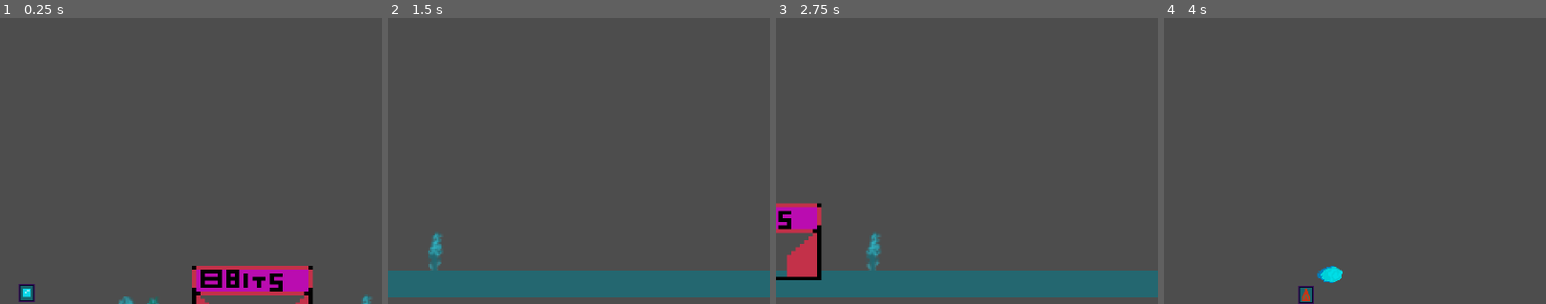
Above: before the commit, frames 1-4 (left to right).
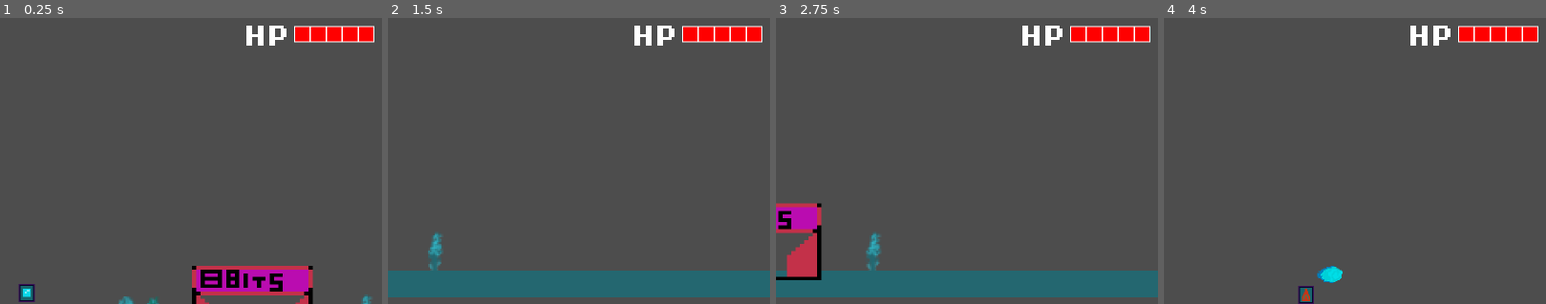
Above: after the commit, the same moments.

Repository: floriancaro/Jame-Gam-June-2024
Game: Godot game, scene res://scenes/main.tscn
The game is run twice, just before and just after one commit, with the same random seed, the same clock (stepped at 60 frames per second) and the same inputs.
Inputs:
- Up to frame 1 (0.25 s): no input
- Up to frame 2 (1.5 s): hold M (ability) 0.53-1.28 s; hold D (move_right) from 0.53 s (still down); tap Space (jump) at 0.77 s; tap M (ability) at 1.35 s
- Up to frame 3 (2.75 s): tap Space (jump) at 1.52 s; release D (move_right) at 2.03 s; hold A (move_left) from 2.03 s (still down); hold M (ability) from 2.03 s (still down)
- Up to frame 4 (4 s): release A (move_left) at 2.78 s; release M (ability) at 2.78 s; hold D (move_right) from 2.78 s (still down); tap M (ability) at 2.85 s; tap Space (jump) at 3.02, 3.77 s; hold M (ability) from 3.53 s (still down)
The pictures show only the part of the screen within x 44-94%, y 2-52%; the shares and areas given below are measured in that part.

The runs differ from the first frame. In frame 1, 1.7% of the frame differs, in the area x 64-98%, y 2-10%; in frame 2, 1.7%; in frame 3, 1.7%; in frame 4, 1.7%.

Commit message:
add health bar

Diff:
--- a/scenes/HP/health.tscn
+++ b/scenes/HP/health.tscn
@@ -1,33 +1,35 @@
-[gd_scene load_steps=7 format=3 uid="uid://bpf2htewaindp"]
+[gd_scene load_steps=4 format=3 uid="uid://bpf2htewaindp"]
 
-[ext_resource type="Texture2D" path="res://assets/sprites/hp 1.png" id="1_1hikm"]
-[ext_resource type="Texture2D" path="res://assets/sprites/hp 2.png" id="2_5yeix"]
-[ext_resource type="Texture2D" path="res://assets/sprites/hp 3.png" id="3_ynl41"]
-[ext_resource type="Texture2D" path="res://assets/sprites/hp 5.png" id="4_t6ih3"]
-[ext_resource type="Texture2D" path="res://assets/sprites/hp 4.png" id="5_hnfd4"]
-[ext_resource type="Texture2D" path="res://assets/sprites/hp 6.png" id="6_ppiug"]
+[ext_resource type="Script" path="res://scripts/health.gd" id="1_juyki"]
+[ext_resource type="Texture2D" uid="uid://bssrsbm224ils" path="res://assets/sprites/hp_tile.png" id="3_3fqo8"]
+[ext_resource type="Texture2D" uid="uid://c81rv75dkuxv" path="res://assets/sprites/hp 6.png" id="6_ppiug"]
 
-[node name="Health" type="Node2D"]
+[node name="HealthBar" type="Node2D"]
+script = ExtResource("1_juyki")
 
-[node name="1" type="Sprite2D" parent="."]
-texture = ExtResource("1_1hikm")
+[node name="HP0" type="Sprite2D" parent="."]
+texture = ExtResource("6_ppiug")
 
-[node name="2" type="Sprite2D" parent="."]
-position = Vector2(-4, -39)
-texture = ExtResource("2_5yeix")
+[node name="HP1" type="Sprite2D" parent="."]
+position = Vector2(32, 0)
+scale = Vector2(0.9, 0.9)
+texture = ExtResource("3_3fqo8")
 
-[node name="3" type="Sprite2D" parent="."]
-position = Vector2(94, -51)
-texture = ExtResource("3_ynl41")
+[node name="HP2" type="Sprite2D" parent="."]
+position = Vector2(16, 0)
+scale = Vector2(0.9, 0.9)
+texture = ExtResource("3_3fqo8")
 
-[node name="5" type="Sprite2D" parent="."]
-position = Vector2(97, 59)
-texture = ExtResource("4_t6ih3")
+[node name="HP3" type="Sprite2D" parent="."]
+scale = Vector2(0.9, 0.9)
+texture = ExtResource("3_3fqo8")
 
-[node name="4" type="Sprite2D" parent="."]
-position = Vector2(103, 17)
-texture = ExtResource("5_hnfd4")
+[node name="HP4" type="Sprite2D" parent="."]
+position = Vector2(-16, 0)
+scale = Vector2(0.9, 0.9)
+texture = ExtResource("3_3fqo8")
 
-[node name="6" type="Sprite2D" parent="."]
-position = Vector2(-3, 40)
-texture = ExtResource("6_ppiug")
+[node name="HP5" type="Sprite2D" parent="."]
+position = Vector2(-32, 0)
+scale = Vector2(0.9, 0.9)
+texture = ExtResource("3_3fqo8")
--- a/scenes/main.tscn
+++ b/scenes/main.tscn
@@ -1,10 +1,11 @@
-[gd_scene load_steps=28 format=3 uid="uid://bjl5818jxnb4o"]
+[gd_scene load_steps=30 format=3 uid="uid://bjl5818jxnb4o"]
 
 [ext_resource type="Script" path="res://scripts/main.gd" id="1_2ml6p"]
 [ext_resource type="Texture2D" uid="uid://ce4548g0wgsgm" path="res://assets/sprites/tile_sheet_1.png" id="1_sh0yu"]
 [ext_resource type="PackedScene" uid="uid://dn6mrl5ji1cpu" path="res://scenes/player.tscn" id="2_2ciu8"]
 [ext_resource type="PackedScene" uid="uid://bxeg30g2biypr" path="res://scenes/levels/level_x.tscn" id="3_0f7wx"]
 [ext_resource type="PackedScene" uid="uid://1notlkfqt7bg" path="res://scenes/level_elements/platform.tscn" id="3_28ixg"]
+[ext_resource type="PackedScene" uid="uid://bpf2htewaindp" path="res://scenes/HP/health.tscn" id="3_tnnck"]
 [ext_resource type="PackedScene" uid="uid://oxvhlxt5dqof" path="res://scenes/enemies/anti_bob.tscn" id="4_akw7c"]
 [ext_resource type="PackedScene" uid="uid://bwiiinpodq7d7" path="res://scenes/killzone.tscn" id="5_cji1o"]
 [ext_resource type="PackedScene" uid="uid://ljsurexgmi2y" path="res://scenes/level_elements/card.tscn" id="6_6mpsv"]
@@ -13,6 +14,7 @@
 [ext_resource type="PackedScene" uid="uid://ca6hawmkmwedf" path="res://scenes/she_bob.tscn" id="11_t71a6"]
 [ext_resource type="FontFile" uid="uid://bujltk7dyjc1a" path="res://assets/fonts/PixelOperator8-Bold.ttf" id="12_eaoke"]
 [ext_resource type="PackedScene" uid="uid://dkdbpk2cdn3vr" path="res://scenes/8 bit/8_bit_hero.tscn" id="13_julrh"]
+[ext_resource type="FontFile" uid="uid://ccns84fu50psr" path="res://assets/fonts/PixelOperator8.ttf" id="14_epuum"]
 [ext_resource type="PackedScene" uid="uid://dcivh3l84dfu6" path="res://scenes/8 bit/8_bit_place.tscn" id="14_xxtbg"]
 
 [sub_resource type="TileSetAtlasSource" id="TileSetAtlasSource_d8mtu"]
@@ -340,6 +342,18 @@
 zoom = Vector2(3.5, 3.5)
 limit_bottom = 200
 
+[node name="HealthBar" parent="Player/Camera2D" instance=ExtResource("3_tnnck")]
+position = Vector2(199.334, -180)
+scale = Vector2(0.700001, 0.700001)
+
+[node name="HealthLabel" type="Label" parent="Player/Camera2D"]
+offset_left = 136.334
+offset_top = -185.834
+offset_right = 176.334
+offset_bottom = -162.834
+theme_override_fonts/font = ExtResource("12_eaoke")
+text = "HP"
+
 [node name="SheBob" parent="." instance=ExtResource("11_t71a6")]
 position = Vector2(1502, -141)
 
@@ -438,6 +452,14 @@
 theme_override_fonts/font = ExtResource("12_eaoke")
 text = "You Rescued She Bob!"
 
+[node name="HelpLabel" type="Label" parent="GameManager/Text"]
+offset_left = 1361.0
+offset_top = -175.0
+offset_right = 1523.0
+offset_bottom = -152.0
+theme_override_fonts/font = ExtResource("14_epuum")
+text = "Help me, Bob!"
+
 [node name="8 bit place" parent="." instance=ExtResource("14_xxtbg")]
 position = Vector2(36, -24)
 
--- /dev/null
+++ b/scripts/health.gd
@@ -0,0 +1,30 @@
+extends Node2D
+
+@onready var sprite_hp0 = $HP0
+@onready var sprite_hp1 = $HP1
+@onready var sprite_hp2 = $HP2
+@onready var sprite_hp3 = $HP3
+@onready var sprite_hp4 = $HP4
+@onready var sprite_hp5 = $HP5
+@onready var player = %Player
+
+# Called when the node enters the scene tree for the first time.
+func _ready():
+	sprite_hp0.visible = true
+	sprite_hp1.visible = false
+	sprite_hp2.visible = false
+	sprite_hp3.visible = false
+	sprite_hp4.visible = false
+	sprite_hp5.visible = false
+
+func _process(delta):
+	if player.health >= 1:
+		sprite_hp1.visible = true
+	if player.health >= 2:
+		sprite_hp2.visible = true
+	if player.health >= 3:
+		sprite_hp3.visible = true
+	if player.health >= 4:
+		sprite_hp4.visible = true
+	if player.health >= 5:
+		sprite_hp5.visible = true
--- a/scripts/player.gd
+++ b/scripts/player.gd
@@ -5,6 +5,7 @@
 @export var SPEED_DASH = 500.0
 @export var JUMP_VELOCITY = -300.0
 @export var projectile_scene: PackedScene
+@export var health = 5
 
 @onready var animated_sprite = $AnimatedSprite2D
 @onready var projectile_marker = $ProjectileMarker
Renamed: assets/sprites/HP/hp 1.png -> assets/sprites/hp 1.png
Not shown, changed: assets/sprites/hp 1.png.import
Renamed: assets/sprites/HP/hp 2.png -> assets/sprites/hp 2.png
Not shown, changed: assets/sprites/hp 2.png.import
Renamed: assets/sprites/HP/hp 3.png -> assets/sprites/hp 3.png
Not shown, changed: assets/sprites/hp 3.png.import
Renamed: assets/sprites/HP/hp 4.png -> assets/sprites/hp 4.png
Not shown, changed: assets/sprites/hp 4.png.import
Renamed: assets/sprites/HP/hp 5.png -> assets/sprites/hp 5.png
Not shown, changed: assets/sprites/hp 5.png.import
Renamed: assets/sprites/HP/hp 6.png -> assets/sprites/hp 6.png
Not shown, added: assets/sprites/hp 6.png.import
(and 4 more such lines)
